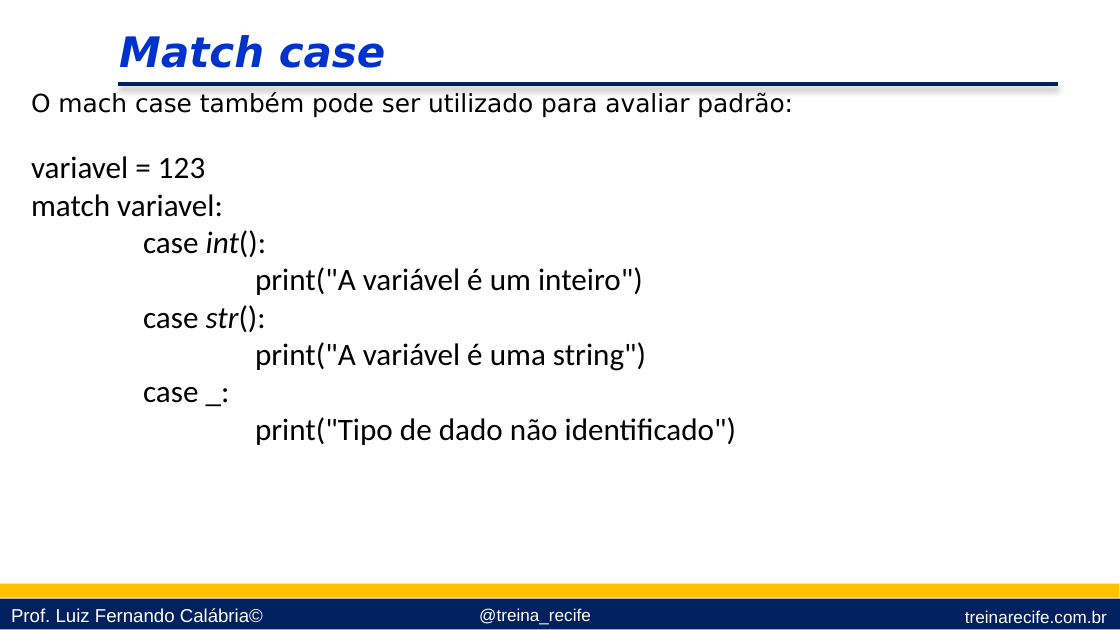
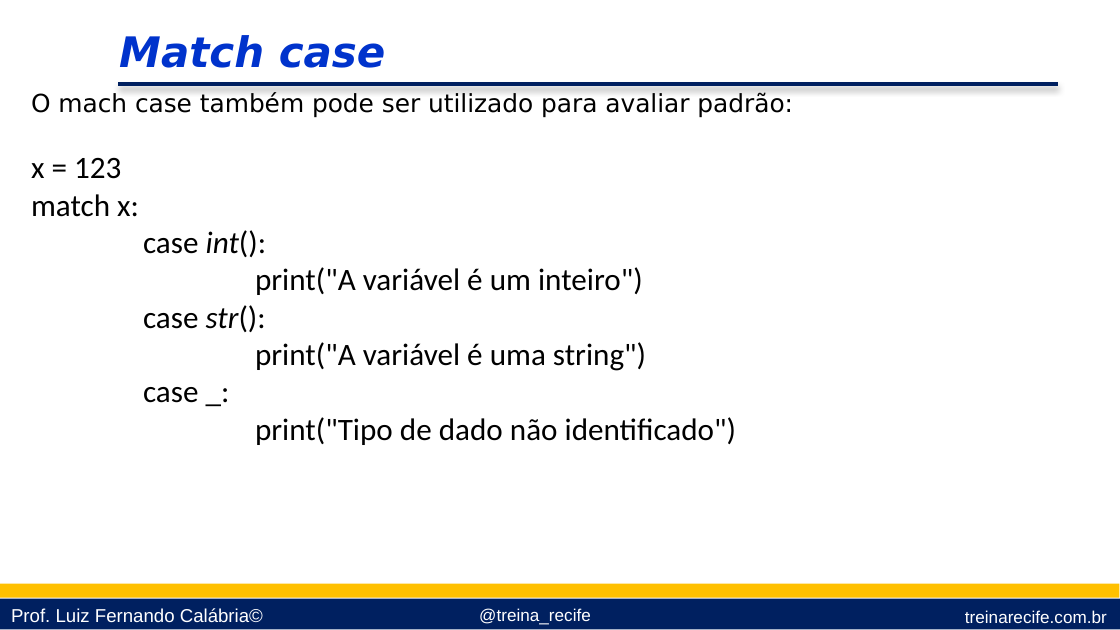
Before and after one commit to lfcalabria/pythonbasico, a slide deck: slide 20 of Apresentações/06 - Estruturas condicionais.pptx. Drawn at 1120x630 pixels with LibreOffice and Linux fonts; fonts in the diff are those of the drawing; background and template pictures are left out. Boxes give left, top, right and bottom in pixels: in the first picture for what was removed or moved away, otherwise in the second. Text is boxed around its words. In the diff, an @@ line names an element or a change of style, - is before the commit and + after.

```diff
--- a/Apresentações/06 - Estruturas condicionais.pptx
+++ b/Apresentações/06 - Estruturas condicionais.pptx
@@ text at (31, 158, 139, 217): text changed @@
-variavel = 123
-match variavel:
+x = 123
+match x:
```
Also in this commit, not shown: 2 other slides changed, 7 other files.
